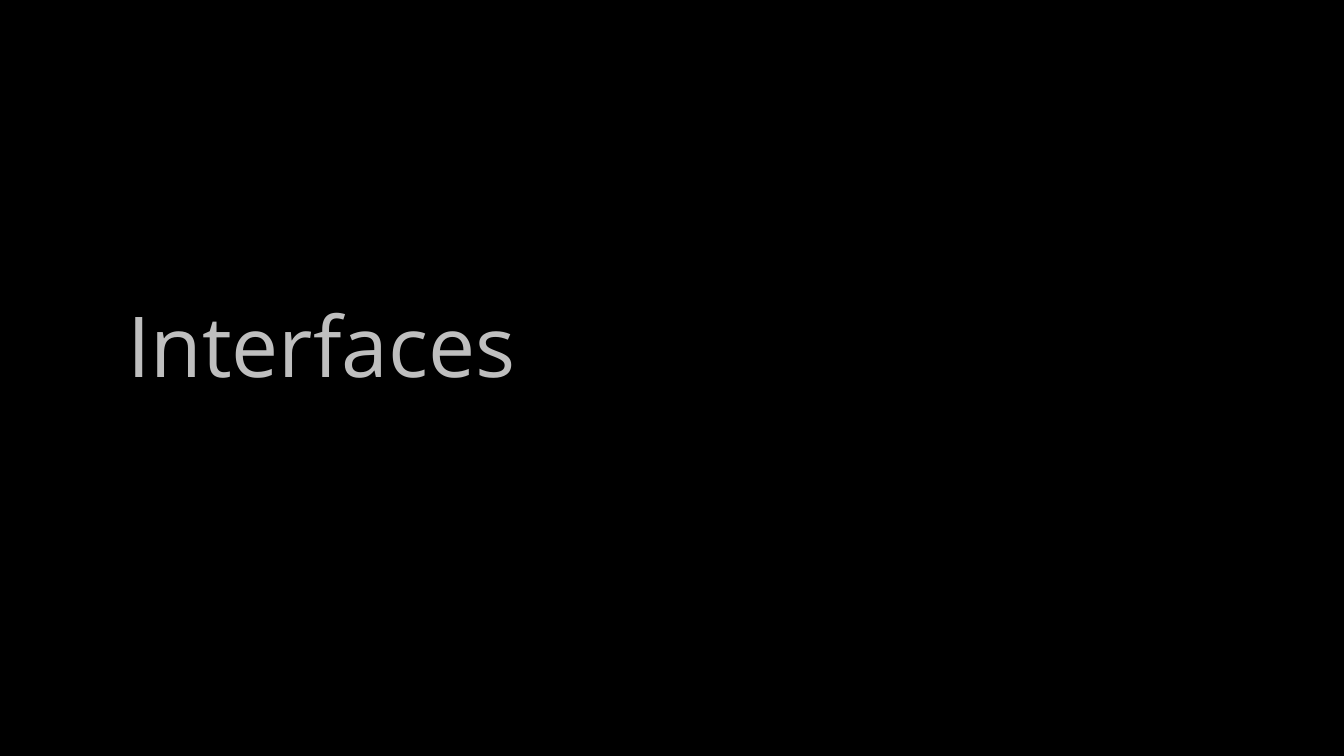
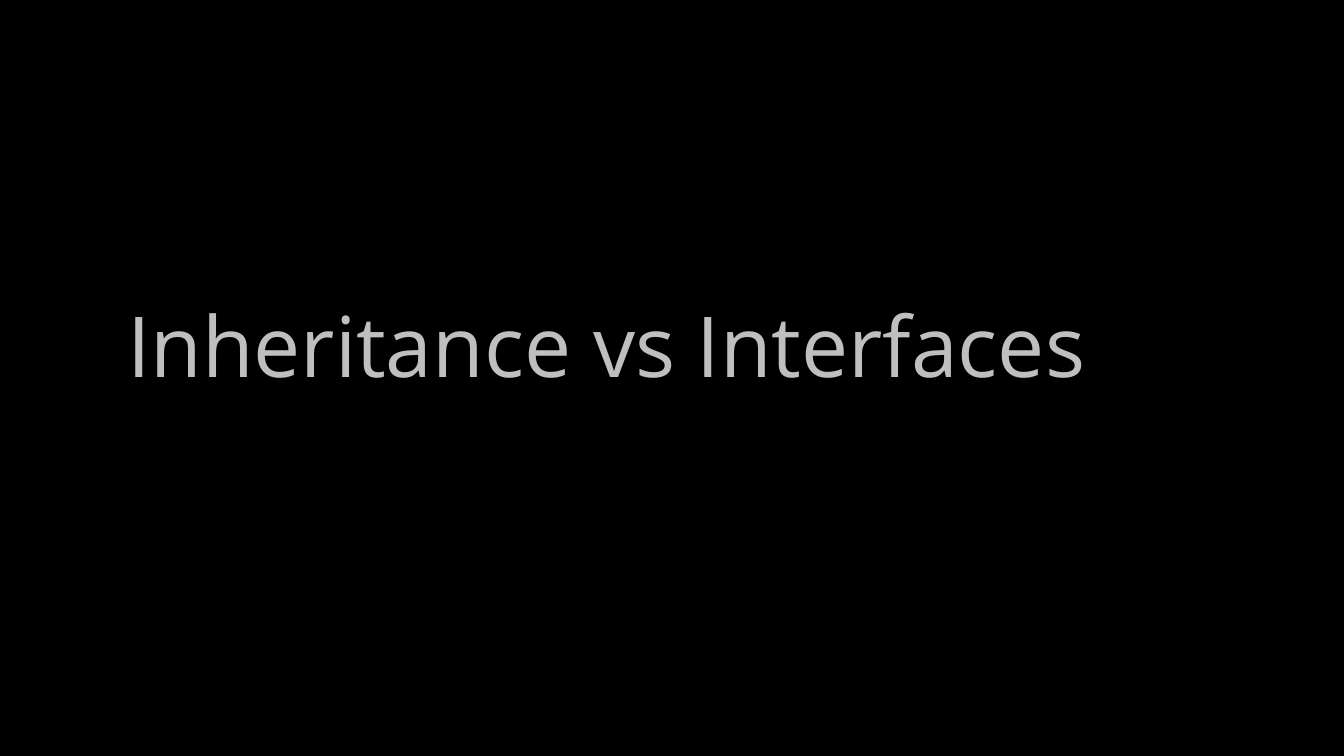
Before and after one commit to ckiefriter1/PT-BESD, a slide deck: slide 8 of Week5/BESD Week 5.pptx (slide 9 before the commit). Drawn at 1344x756 pixels with LibreOffice and Linux fonts; fonts in the diff are those of the drawing. Boxes give left, top, right and bottom in pixels: in the first picture for what was removed or moved away, otherwise in the second. Text is boxed around its words. In the diff, an @@ line names an element or a change of style, - is before the commit and + after.

```diff
--- a/Week5/BESD Week 5.pptx
+++ b/Week5/BESD Week 5.pptx
@@ text at (127,312,1085,378): text changed @@
-Interfaces
+Inheritance vs Interfaces
```
Also in this commit, not shown: 6 other slides changed, 2 slides removed, 2 other files.
